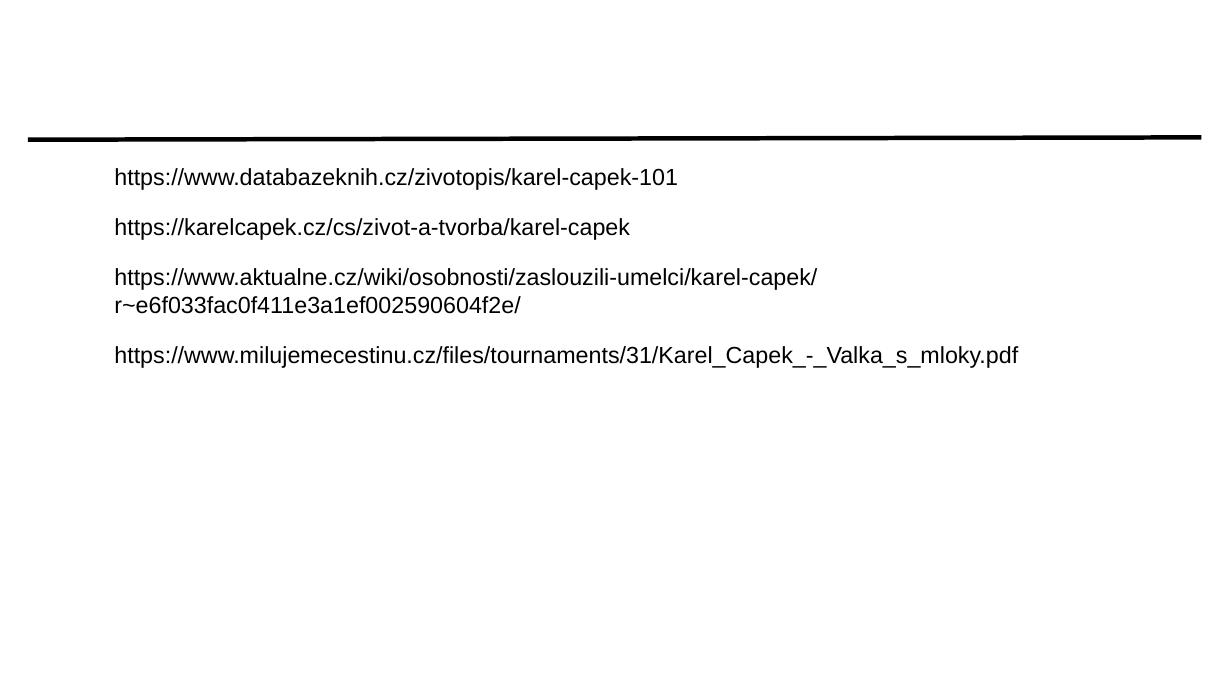
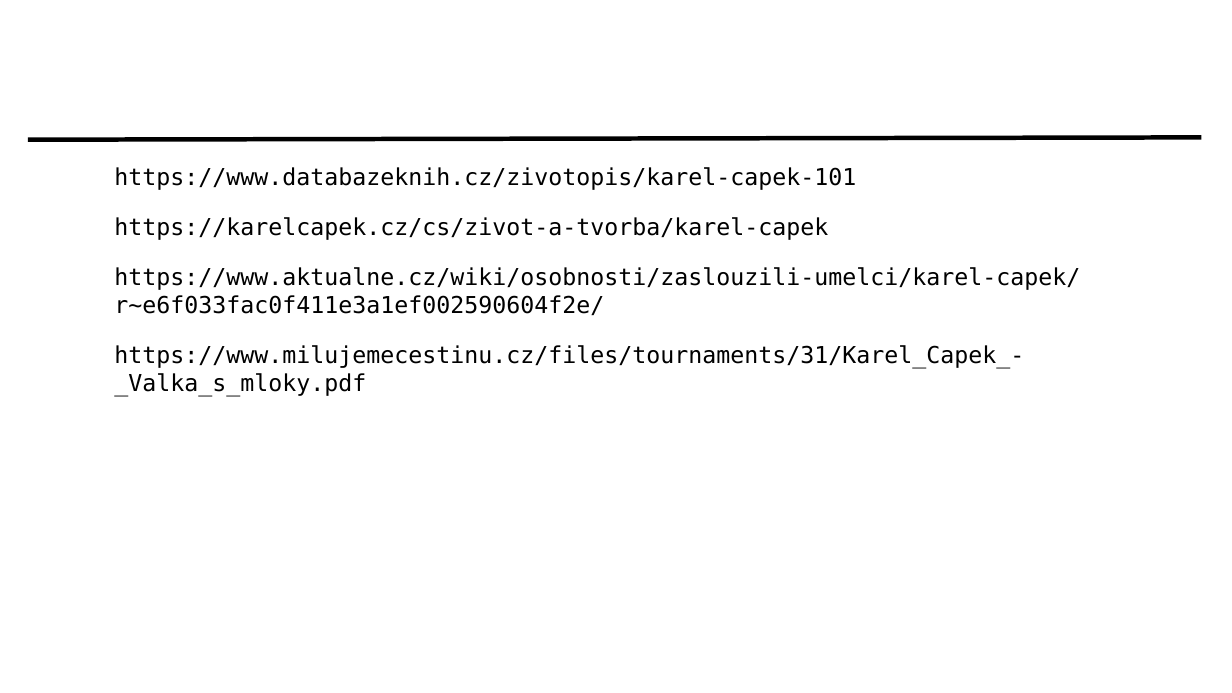
Before and after one commit to Domysli-si/Capek, a slide deck: slide 9 of Documents/Prezentace.odp. Drawn at 1232x693 pixels with LibreOffice and Linux fonts; fonts in the diff are those of the drawing; background and template pictures are left out. Boxes give left, top, right and bottom in pixels: in the first picture for what was removed or moved away, otherwise in the second. Text is boxed around its words. In the diff, an @@ line names an element or a change of style, - is before the commit and + after.

```diff
--- a/Documents/Prezentace.odp
+++ b/Documents/Prezentace.odp
@@ text "https://www.databazeknih.cz/zivotopis/karel-capek-101" at <box>114,167,1080,396</box>: font Arial to DejaVu Sans Mono @@
```
Also in this commit, not shown: 7 other slides changed.
